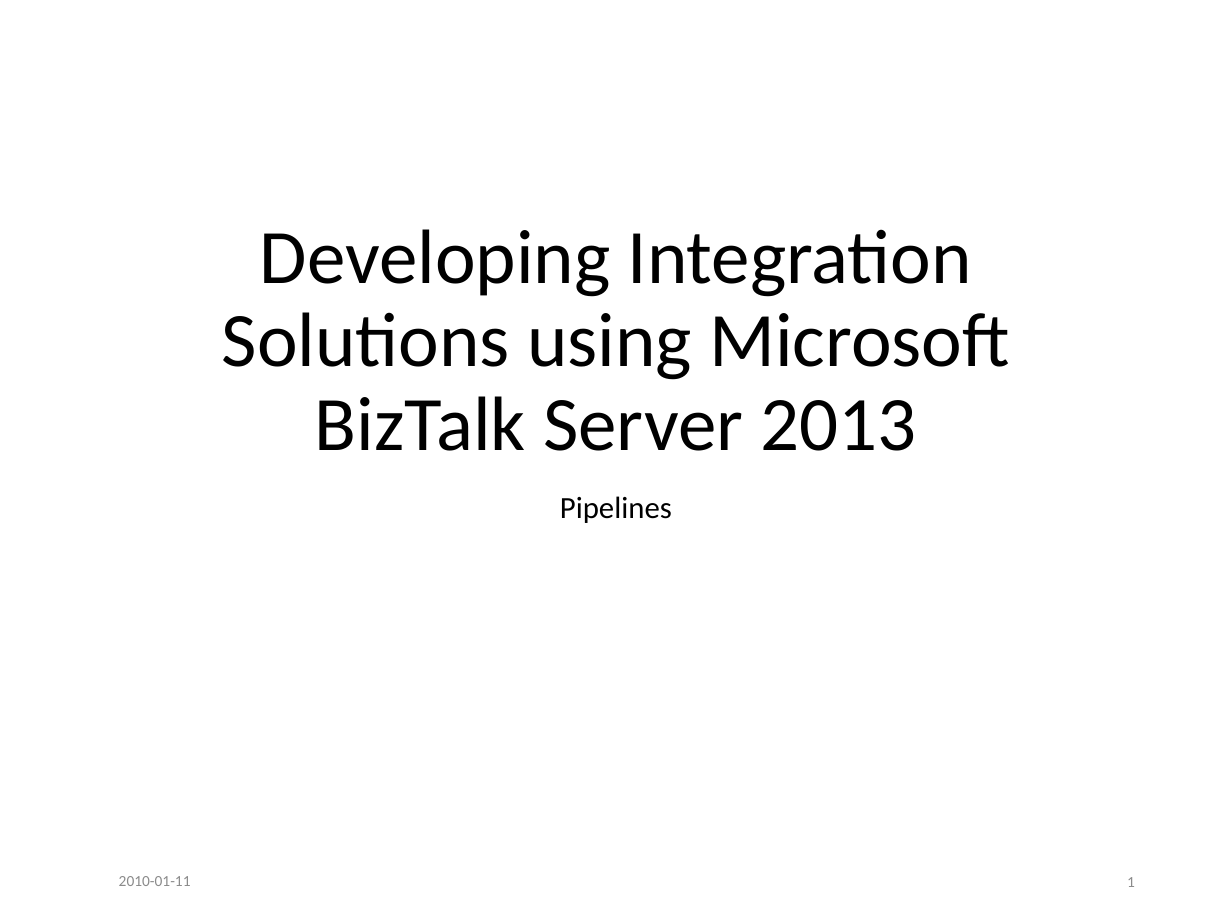
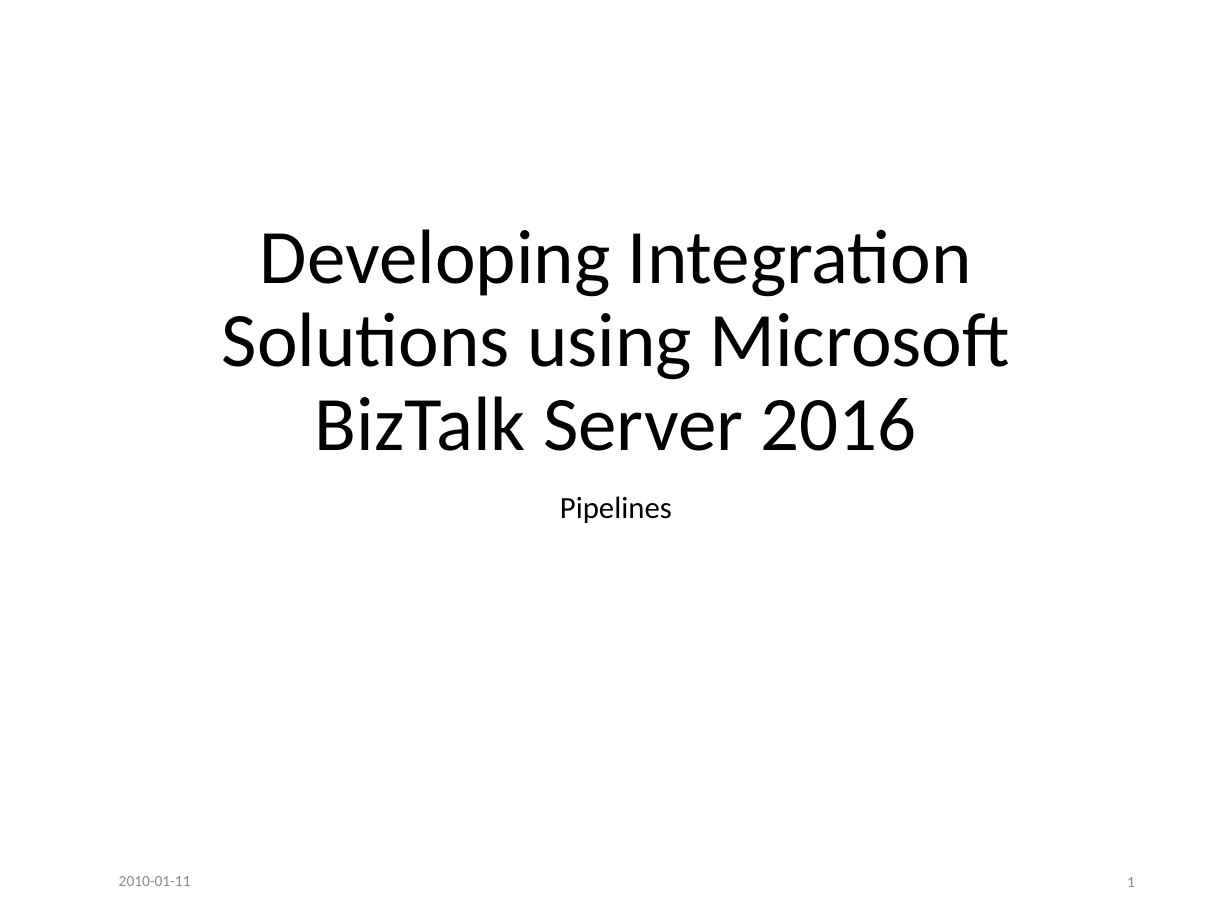
Before and after one commit to wmmihaa/BizTalk-Server---Developing-Integration-Solutions, a slide deck: slide 1 of Slides/Module 5 - Pipelines.pptx. Drawn at 1232x924 pixels with LibreOffice and Linux fonts; fonts in the diff are those of the drawing. Boxes give left, top, right and bottom in pixels: in the first picture for what was removed or moved away, otherwise in the second. Text is boxed around its words. In the diff, an @@ line names an element or a change of style, - is before the commit and + after.

```diff
--- a/Slides/Module 5 - Pipelines.pptx
+++ b/Slides/Module 5 - Pipelines.pptx
@@ title at bbox=[222, 229, 1010, 451]: text changed @@
-Developing Integration Solutions using Microsoft BizTalk Server 2013
+Developing Integration Solutions using Microsoft BizTalk Server 2016
```
